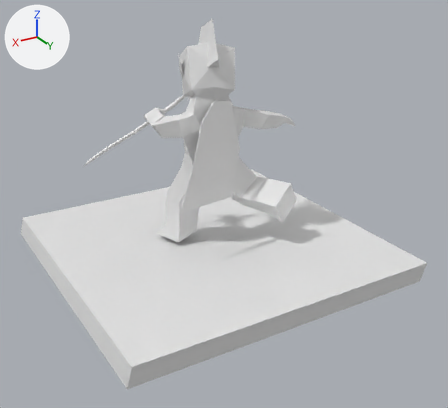
What one commit did to the glTF model art/model/human_model_0.1.glb.
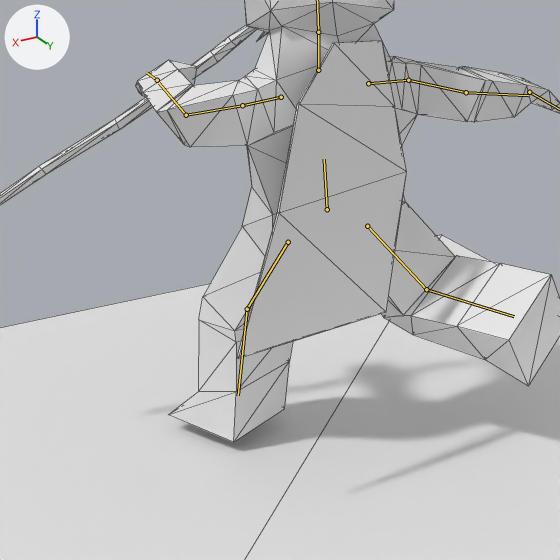
Each version is shown whole from a 50 mm lens placed at (6.34, 11.2, 4.45), pointed at (-0.03, 0.58, -0.86), then close up on the part from 21% to 66% of the width and 21% to 70% of the height. The lights are fixed; the arrows at upper left show +X, +Y and +Z. Both versions are drawn at frame 0 of the action 'kick_ready'; the numbers are the values there. The bones that bend it are drawn over the model as lines in the close-ups. The close-ups show mesh edges as thin lines.

In view in the first close-up: 'cape', 'human.mesh', 'staff.a', 'standin_floor'.
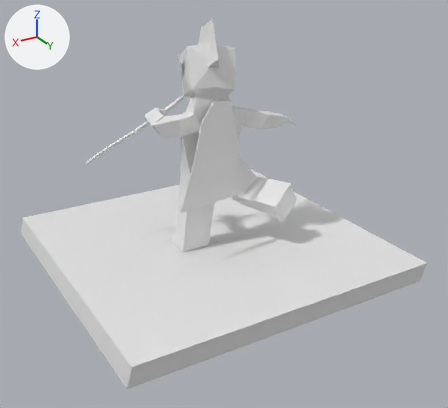
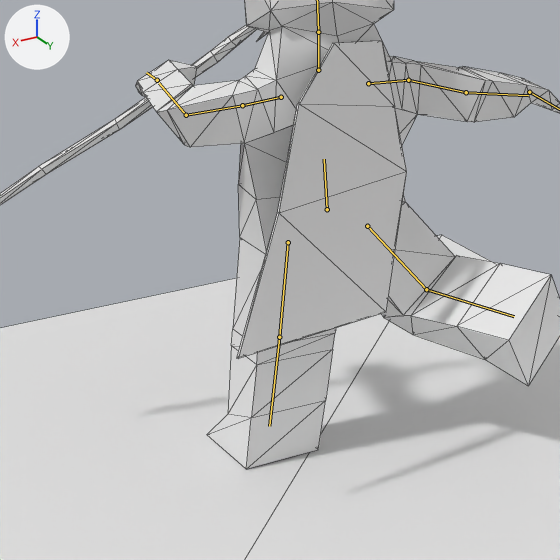
Boxes (x1, y1, x2, y2) around the edits, measured in the close-ups (560 x 560 px):
'human.mesh', posed
    before: (135, 0, 560, 442)
    after: (135, 0, 560, 469)
bone 'thigh.l', root to tip
    before: (288, 242) to (247, 309)
    after: (288, 242) to (279, 337)
bone 'leg.l', root to tip
    before: (247, 309) to (238, 395)
    after: (279, 337) to (269, 426)

The change, as a diff of the scene's bpy script:
```diff
--- a/art/model/human_model_0.1.glb.py
+++ b/art/model/human_model_0.1.glb.py
@@ bone_thigh_l @@
 bone_thigh_l = bpy.data.objects['human.armature'].pose.bones['thigh.l']  # child of 'Center'
-bone_thigh_l.location = (0.0, -0.001, -0.001)
-bone_thigh_l.rotation_quaternion = (0.96, 0.256, -0.108, 0.039)  # degrees (30, -13, 1)
+bone_thigh_l.location = (0.0, 0.0, 0.0)
+bone_thigh_l.rotation_quaternion = (1.0, 0.0, 0.0, 0.0)  # degrees (0, 0, 0)
@@ bone_leg_l @@
 bone_leg_l = bpy.data.objects['human.armature'].pose.bones['leg.l']  # child of 'thigh.l'
-bone_leg_l.rotation_quaternion = (0.965, -0.245, -0.091, -0.009)  # degrees (-29, -10, 2)
+bone_leg_l.rotation_quaternion = (1.0, 0.0, 0.0, 0.0)  # degrees (0, 0, 0)
```
